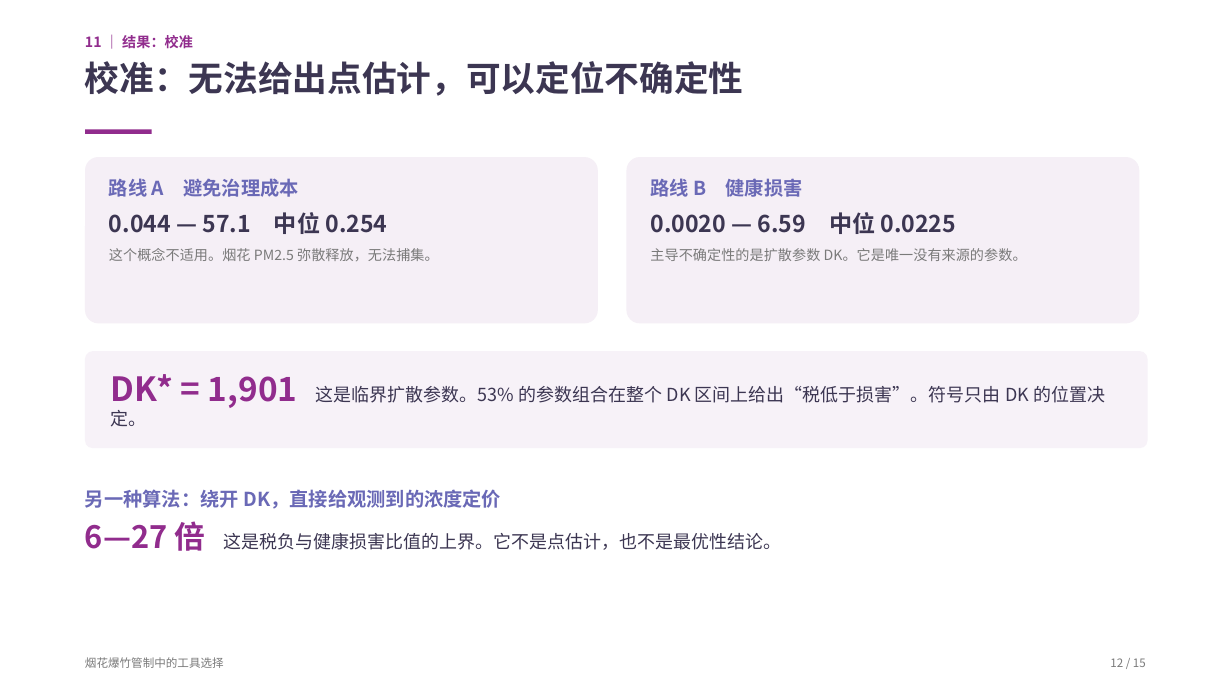
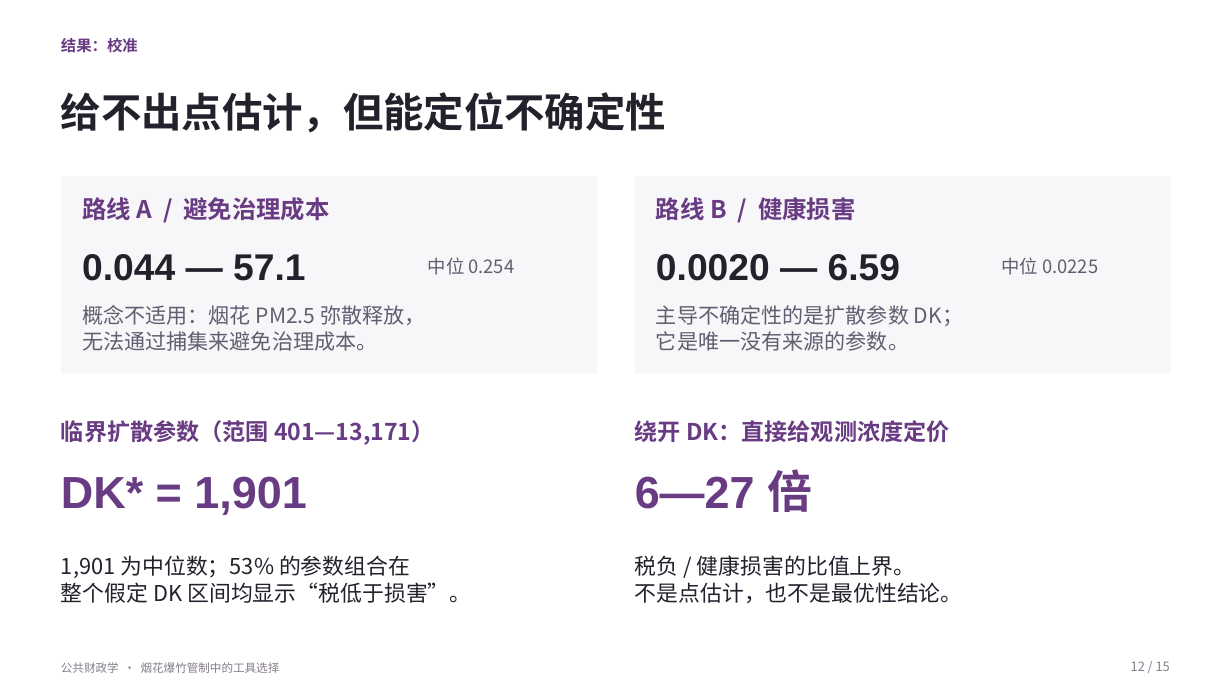
Before and after one commit to YINN233/public-finance-essay-fireworks, a slide deck: slide 12 of presentation/烟花爆竹管制-展示.pptx. Drawn at 1232x693 pixels with LibreOffice and Linux fonts; fonts in the diff are those of the drawing; background and template pictures are left out. Boxes give left, top, right and bottom in pixels: in the first picture for what was removed or moved away, otherwise in the second. Text is boxed around its words. In the diff, an @@ line names an element or a change of style, - is before the commit and + after.

Commit message:
完善烟花爆竹展示：精修 PPT、逐页讲稿与 27 个答辩问答
更新同版 PDF、预览和可重建源文件；区分 65.3% 交互项与 87.3% 条件性未区分份额，校正滨州样本对照与 DK* 范围，并记录更正及验证边界。

```diff
--- a/presentation/烟花爆竹管制-展示.pptx
+++ b/presentation/烟花爆竹管制-展示.pptx
@@ text at [61,38,138,53]: text changed; size 11 to 12 pt; text colour #912C8D to #683B83 @@
-11 ｜ 结果：校准
+结果：校准
@@ text at [61,92,666,133]: text changed; size 27 to 31.5 pt; text colour #3C3652 to #24212C @@
-校准：无法给出点估计，可以定位不确定性
+给不出点估计，但能定位不确定性
@@ rectangle removed at [85,129,152,134] @@
@@ rectangle added at [61,177,597,373], fill #F7F6F9 @@
@@ rounded rectangle removed at [85,157,598,323] @@
@@ rounded rectangle removed at [627,157,1140,323] @@
@@ rectangle added at [635,177,1171,373], fill #F7F6F9 @@
@@ text added at [82,197,330,220], 19 pt, text #683B83, bold @@
+路线 A / 避免治理成本
@@ text added at [656,197,855,220], 19 pt, text #683B83, bold @@
+路线 B / 健康损害
@@ text added at [82,254,305,281], 29 pt, text #24212C, bold @@
+0.044 — 57.1
@@ text added at [428,257,515,275], 14.3 pt, text #625D70 @@
+中位 0.254
@@ text added at [656,254,900,281], 29 pt, text #24212C, bold @@
+0.0020 — 6.59
@@ text added at [1002,257,1098,275], 14.3 pt, text #625D70 @@
+中位 0.0225
@@ vertical alignment top to middle in 6 elements at [61,38,138,53], [61,662,280,673], [61,92,666,133], [656,305,963,351], [635,555,963,603], [82,305,425,351] @@
@@ text at [82,305,425,351]: text changed; size 11 to 16.4 pt; text colour #7A7A7A to #625D70; bold off @@
-路线 A 避免治理成本
-0.044 — 57.1 中位 0.254
-这个概念不适用。烟花 PM2.5 弥散释放，无法捕集。
+概念不适用：烟花 PM2.5 弥散释放，
+无法通过捕集来避免治理成本。
@@ text at [656,305,963,351]: text changed; size 11 to 16.4 pt; text colour #7A7A7A to #625D70 @@
-路线 B 健康损害
-0.0020 — 6.59 中位 0.0225
-主导不确定性的是扩散参数 DK。它是唯一没有来源的参数。
+主导不确定性的是扩散参数 DK；
+它是唯一没有来源的参数。
@@ rounded rectangle removed at [85,351,1148,448] @@
@@ text removed at [111,374,1105,427] @@
-DK* = 1,901 这是临界扩散参数。53% 的参数组合在整个 DK 区间上给出“税低于损害”。符号只由 DK 的位置决定。
@@ text added at [61,420,435,445], 18 pt, text #683B83, bold @@
+临界扩散参数（范围 401—13,171）
@@ text added at [635,420,949,442], 18 pt, text #683B83, bold @@
+绕开 DK：直接给观测浓度定价
@@ text added at [61,476,306,515], 35 pt, text #683B83, bold @@
+DK* = 1,901
@@ text added at [635,469,812,512], 35 pt, text #683B83, bold @@
+6—27 倍
@@ text added at [61,555,471,603], 17 pt, text #24212C @@
+1,901 为中位数；53% 的参数组合在
+整个假定 DK 区间均显示“税低于损害”。
@@ text at [635,555,963,603]: text changed; size 14 to 17 pt; text colour #3C3652 to #24212C @@
-另一种算法：绕开 DK，直接给观测到的浓度定价
-6—27 倍 这是税负与健康损害比值的上界。它不是点估计，也不是最优性结论。
+税负 / 健康损害的比值上界。
+不是点估计，也不是最优性结论。
@@ text "12 / 15": place and size @@
-text "12 / 15" at [1110,658,1146,667]
+text "12 / 15" at [1131,661,1170,671]
@@ text "12 / 15" at [1131,661,1170,671]: size 9 to 10 pt, text colour #7A7A7A to #857D8C; line spacing 1.1 to 1; less space between paragraphs; vertical alignment top to middle @@
@@ text at [61,662,280,673]: text changed; text colour #7A7A7A to #857D8C @@
-烟花爆竹管制中的工具选择
+公共财政学 · 烟花爆竹管制中的工具选择
```
Also in this commit, not shown: 13 other slides changed, 1 slide added, 1 slide removed, 15 other files.
